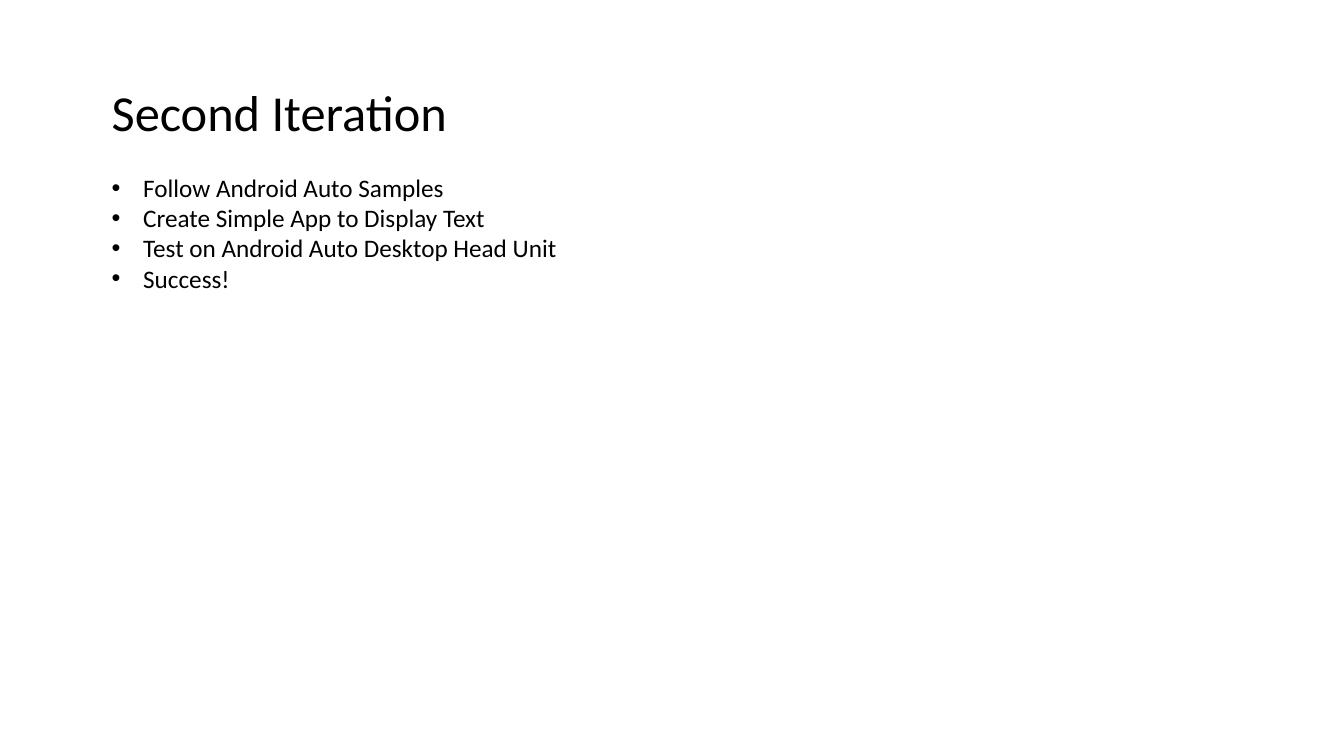
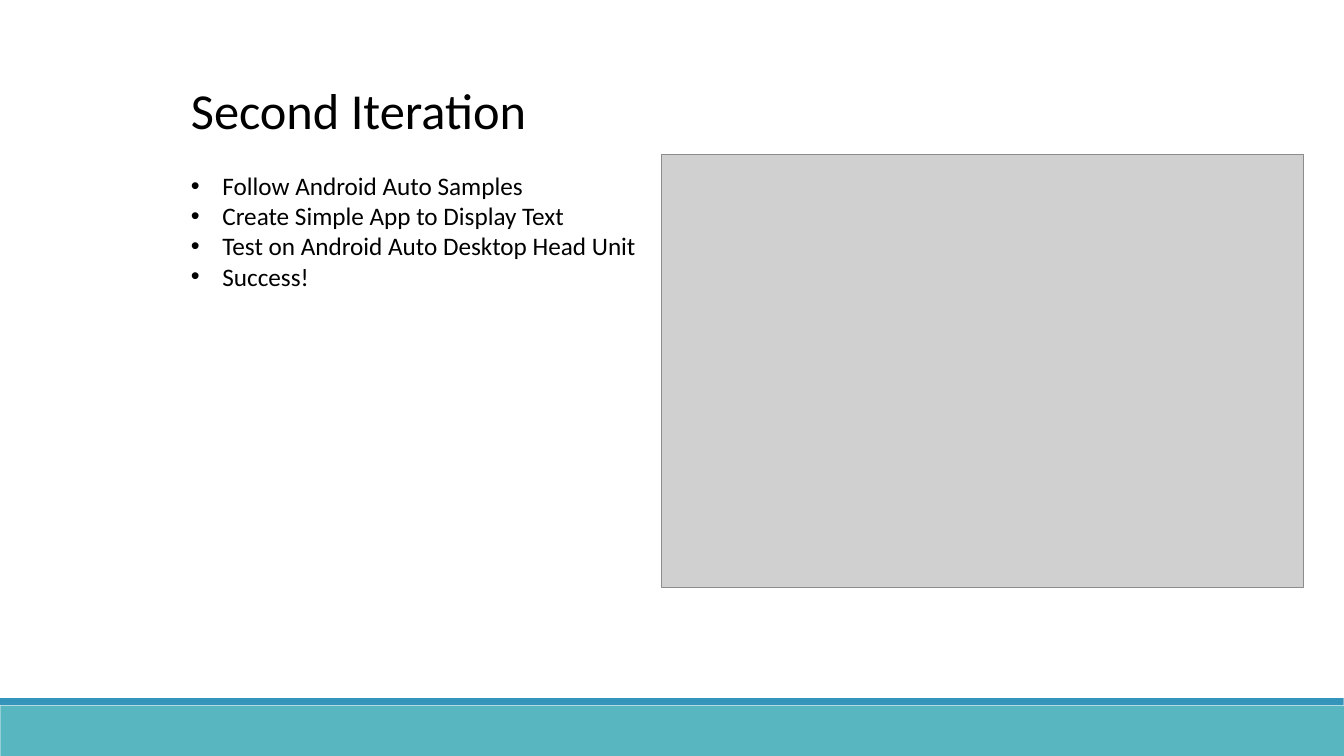
Before and after one commit to AA323/android-auto-testing, a slide deck: slide 4 of Presentation/Android Auto Message App.pptx. Drawn at 1344x756 pixels with LibreOffice and Linux fonts; fonts in the diff are those of the drawing; grey boxes stand for pictures. Boxes give left, top, right and bottom in pixels: in the first picture for what was removed or moved away, otherwise in the second. Text is boxed around its words. In the diff, an @@ line names an element or a change of style, - is before the commit and + after.

Commit message:
add photos and screenshots to presentation

```diff
--- a/Presentation/Android Auto Message App.pptx
+++ b/Presentation/Android Auto Message App.pptx
@@ text "Second Iteration": place and size @@
-text "Second Iteration" at (112, 96, 557, 289)
+text "Second Iteration" at (191, 94, 636, 287)
@@ picture added at (661, 154, 1304, 588) @@
@@ rectangle added at (0, 706, 1344, 756), fill #58B6C0 @@
@@ rectangle added at (0, 699, 1344, 706), fill #3494BA @@
```
Also in this commit, not shown: 5 other slides changed, 3 other files.
